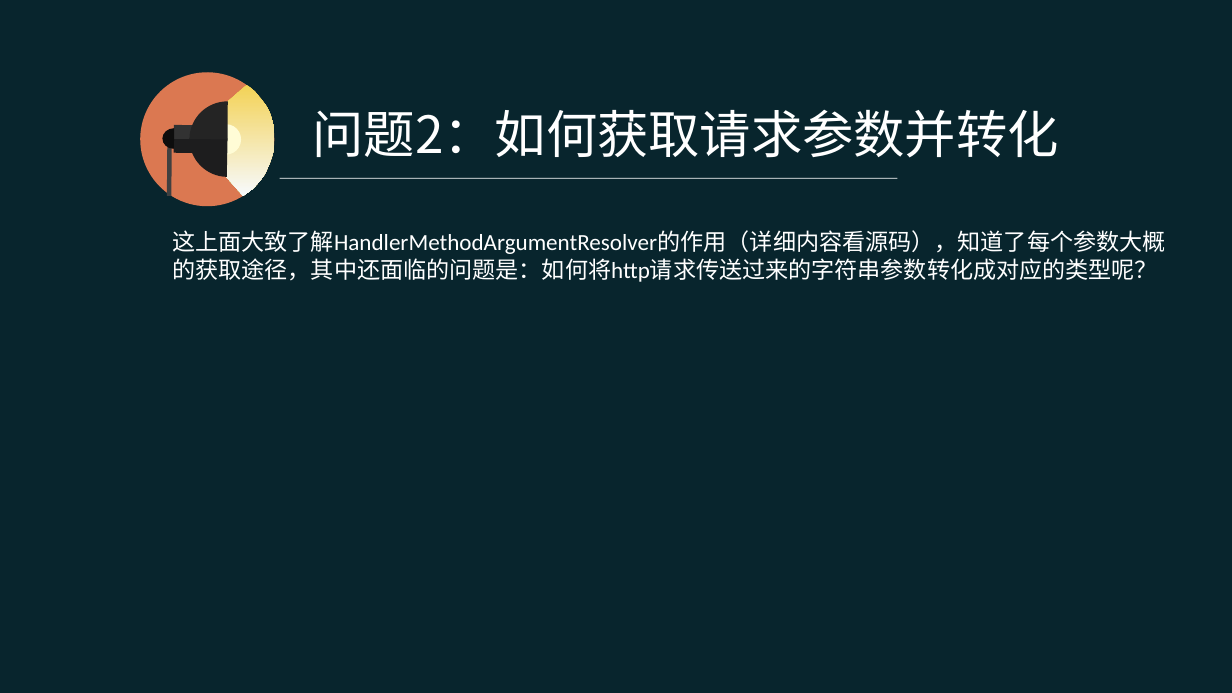
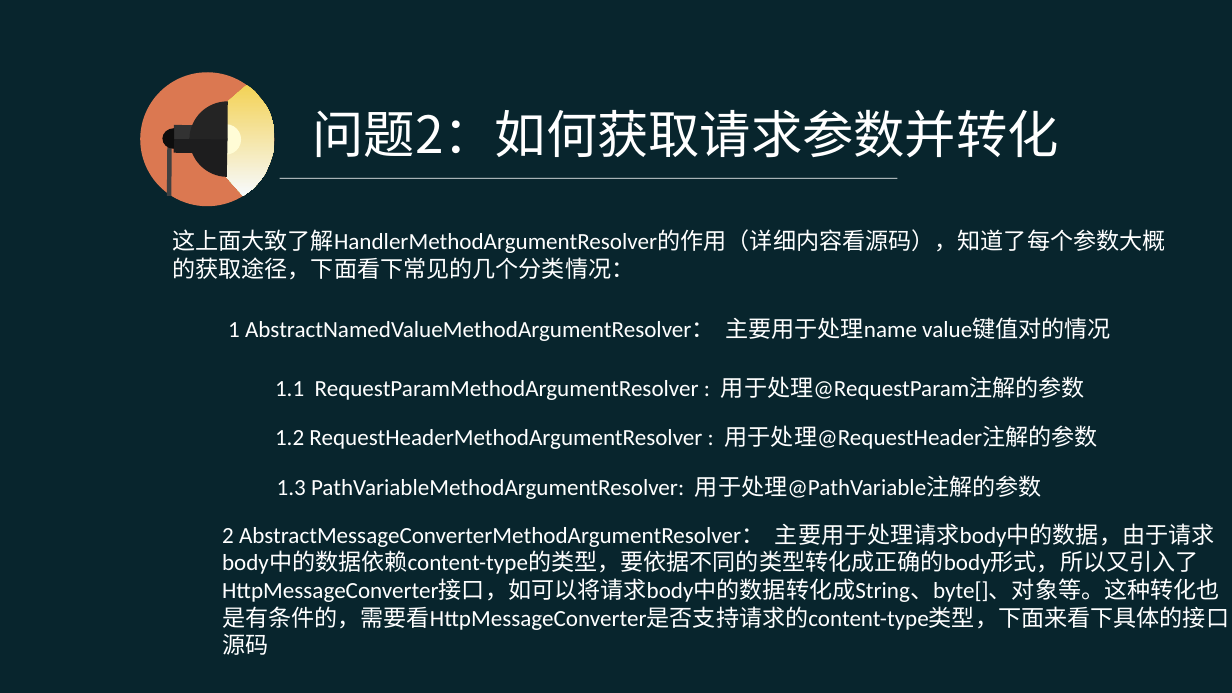
Before and after one commit to pingpangkuangmo/blog, a slide deck: slide 18 of 2015-4/SpringMVC的设计分享.ppt. Drawn at 1232x693 pixels with LibreOffice and Linux fonts; fonts in the diff are those of the drawing. Boxes give left, top, right and bottom in pixels: in the first picture for what was removed or moved away, otherwise in the second. Text is boxed around its words. In the diff, an @@ line names an element or a change of style, - is before the commit and + after.

```diff
--- a/2015-4/SpringMVC的设计分享.ppt
+++ b/2015-4/SpringMVC的设计分享.ppt
@@ text at (172,229,1165,280): text changed @@
-这上面大致了解HandlerMethodArgumentResolver的作用（详细内容看源码），知道了每个参数大概的获取途径，其中还面临的问题是：如何将http请求传送过来的字符串参数转化成对应的类型呢？
+这上面大致了解HandlerMethodArgumentResolver的作用（详细内容看源码），知道了每个参数大概的获取途径，下面看下常见的几个分类情况：
@@ text added at (228,317,1111,341), 18 pt, text #FFFFFF @@
+1 AbstractNamedValueMethodArgumentResolver： 主要用于处理name value键值对的情况
@@ text added at (275,376,1085,400), 18 pt, text #FFFFFF @@
+1.1 RequestParamMethodArgumentResolver : 用于处理@RequestParam注解的参数
@@ text added at (275,425,1098,449), 18 pt, text #FFFFFF @@
+1.2 RequestHeaderMethodArgumentResolver : 用于处理@RequestHeader注解的参数
@@ text added at (277,475,1042,499), 18 pt, text #FFFFFF @@
+1.3 PathVariableMethodArgumentResolver: 用于处理@PathVariable注解的参数
@@ text added at (222,523,1229,655), 18 pt, text #FFFFFF @@
+2 AbstractMessageConverterMethodArgumentResolver： 主要用于处理请求body中的数据，由于请求body中的数据依赖content-type的类型，要依据不同的类型转化成正确的body形式，所以又引入了HttpMessageConverter接口，如可以将请求body中的数据转化成String、byte[]、对象等。这种转化也是有条件的，需要看HttpMessageConverter是否支持请求的content-type类型，下面来看下具体的接口源码
```
Also in this commit, not shown: 3 slides added.
